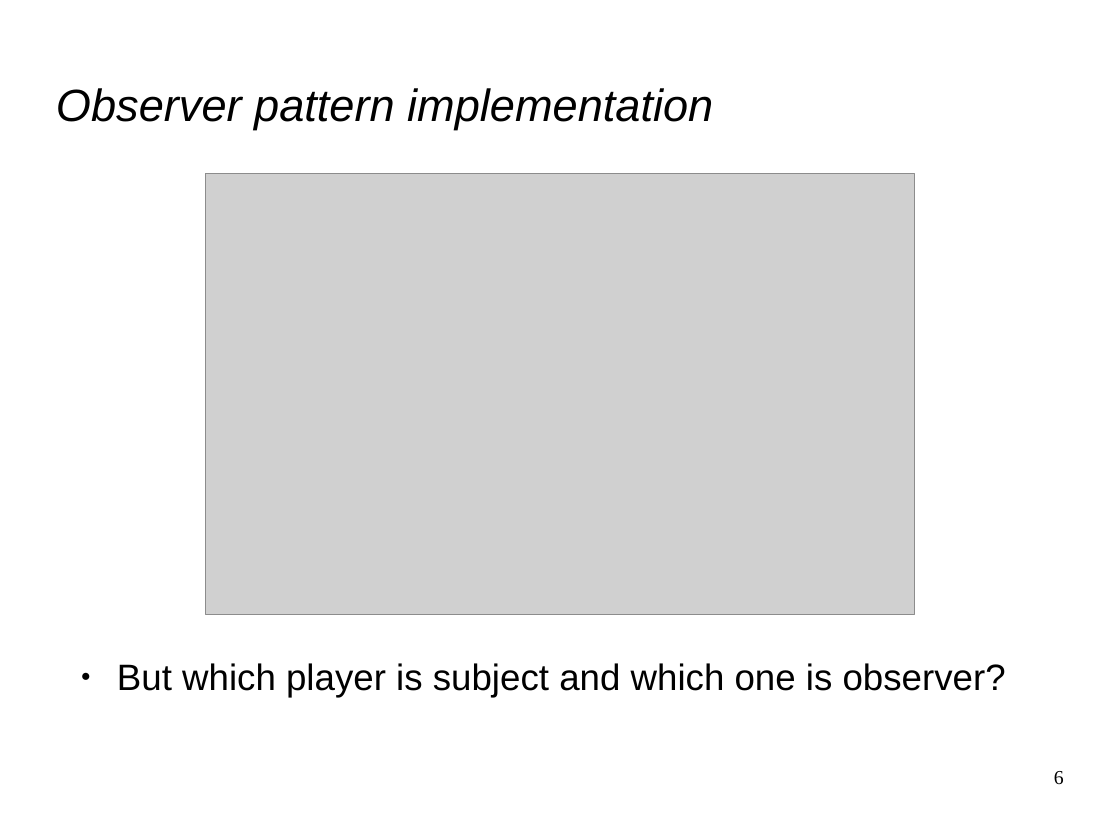
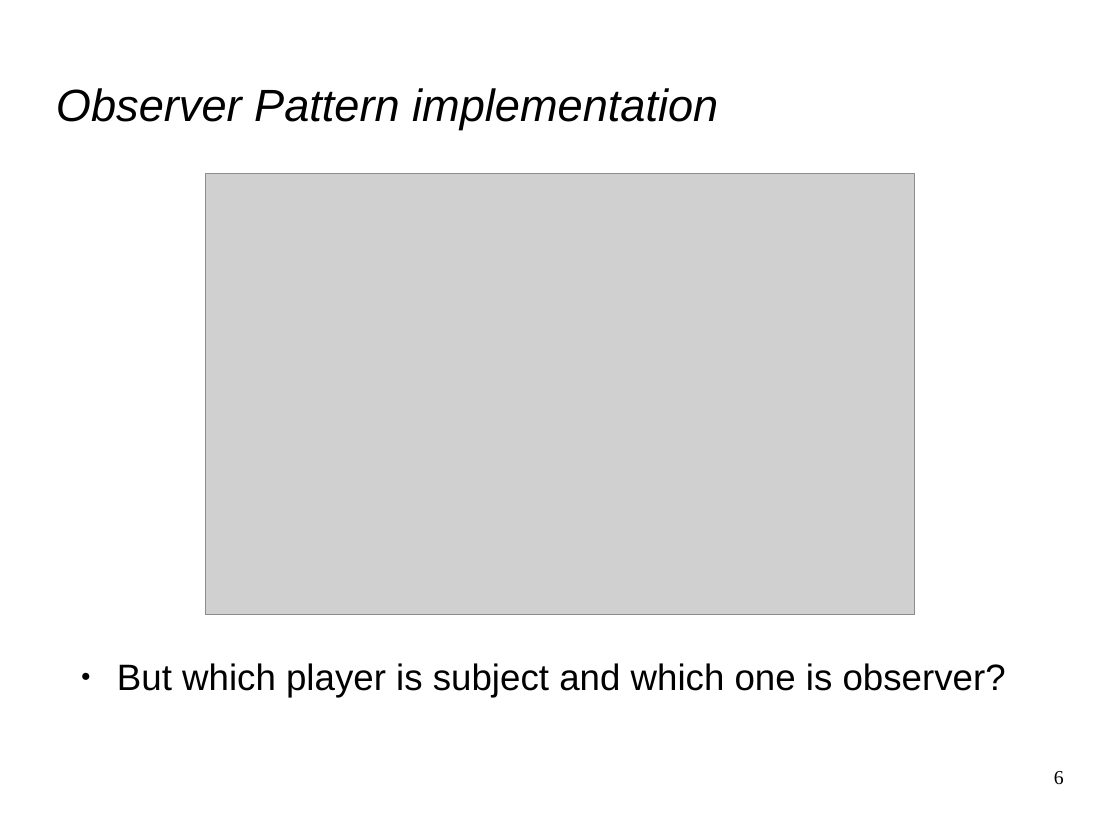
Before and after one commit to phil535/Massive-Multiplayer-Observer, a slide deck: slide 6 of Doc/pres_dp.odp. Drawn at 1120x840 pixels with LibreOffice and Linux fonts; fonts in the diff are those of the drawing; grey boxes stand for pictures. Boxes give left, top, right and bottom in pixels: in the first picture for what was removed or moved away, otherwise in the second. Text is boxed around its words. In the diff, an @@ line names an element or a change of style, - is before the commit and + after.

```diff
--- a/Doc/pres_dp.odp
+++ b/Doc/pres_dp.odp
@@ title at (56,88,718,130): text changed @@
-Observer pattern implementation
+Observer Pattern implementation
```
Also in this commit, not shown: 6 other slides changed, 14 slides added, 1 slide removed.
